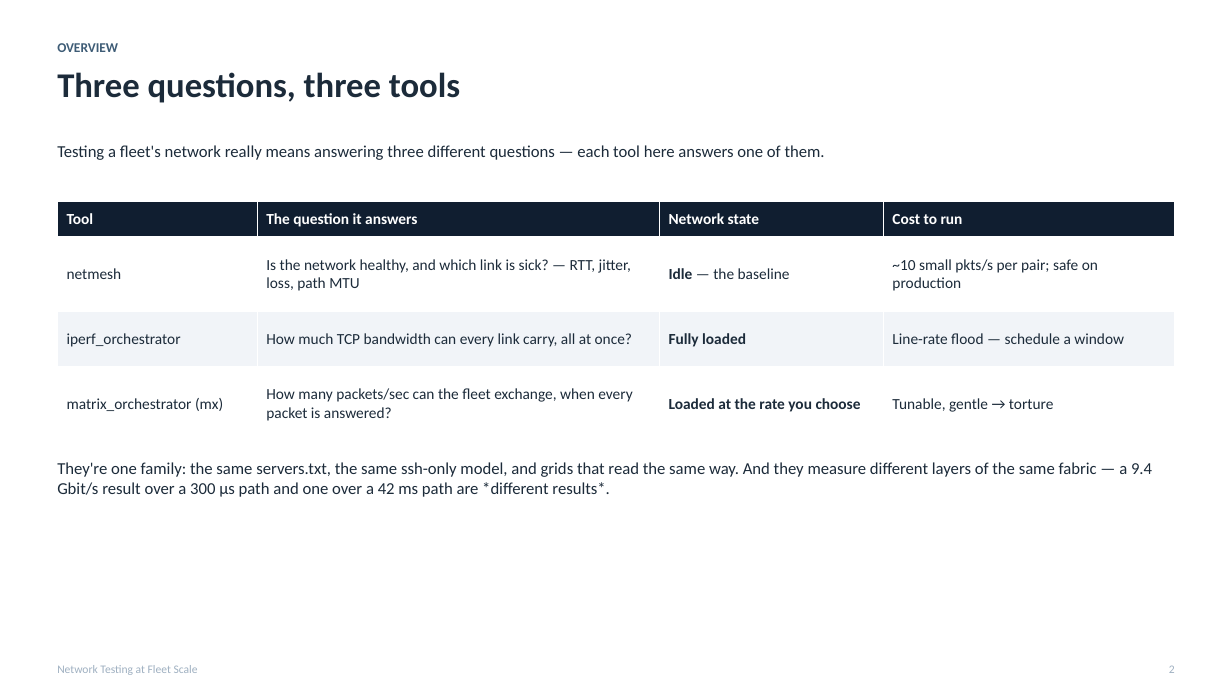
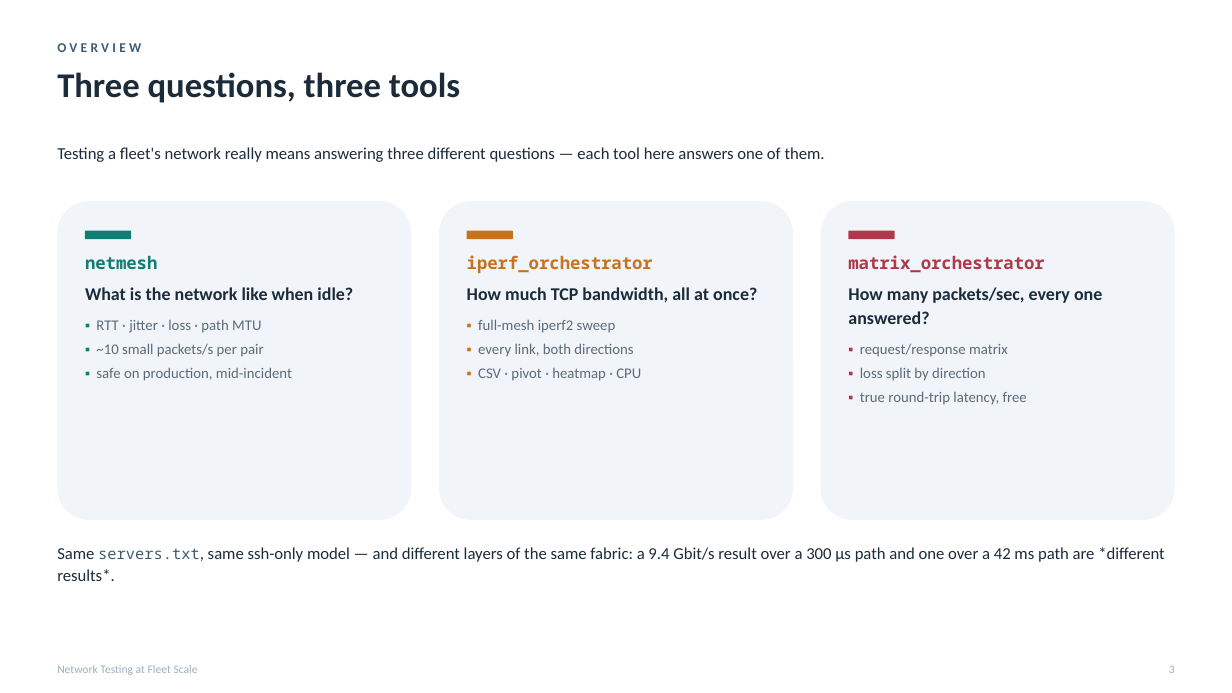
Before and after one commit to MartinGallagher-code/presentations, a slide deck: slide 3 of network-testing/network_testing.pptx (slide 2 before the commit). Drawn at 1232x693 pixels with LibreOffice and Linux fonts; fonts in the diff are those of the drawing. Boxes give left, top, right and bottom in pixels: in the first picture for what was removed or moved away, otherwise in the second. Text is boxed around its words. In the diff, an @@ line names an element or a change of style, - is before the commit and + after.

```diff
--- a/network-testing/network_testing.pptx
+++ b/network-testing/network_testing.pptx
@@ text "OVERVIEW" at (x1=57, y1=43, x2=141, y2=52): letter spacing 0 to 2.6 pt @@
@@ text "Testing a fleet's network really ..." at (x1=57, y1=147, x2=825, y2=162): line spacing 1 to 1.12; more space between paragraphs @@
@@ table removed at (x1=57, y1=201, x2=1174, y2=442), 4 rows, 4 columns @@
-Tool | The question it answers | Network state | Cost to run
-netmesh | Is the network healthy, and which link is sick? — RTT, jitter, loss, path MTU | Idle — the baseline | ~10 small pkts/s per pair; safe on production
-iperf_orchestrator | How much TCP bandwidth can every link carry, all at once? | Fully loaded | Line-rate flood — schedule a window
-matrix_orchestrator (mx) | How many packets/sec can the fleet exchange, when every packet is answered? | Loaded at the rate you choose | Tunable, gentle → torture
@@ rounded rectangle added at (x1=57, y1=201, x2=411, y2=520), fill #F1F4F8 @@
@@ rounded rectangle added at (x1=439, y1=201, x2=793, y2=520), fill #F1F4F8 @@
@@ rounded rectangle added at (x1=821, y1=201, x2=1175, y2=520), fill #F1F4F8 @@
@@ rounded rectangle added at (x1=85, y1=231, x2=131, y2=239), fill #0F7D71 @@
@@ rounded rectangle added at (x1=467, y1=231, x2=513, y2=239), fill #C8721C @@
@@ rounded rectangle added at (x1=848, y1=231, x2=895, y2=239), fill #B0384A @@
@@ text added at (x1=85, y1=256, x2=353, y2=381), 11.5 pt, text #5C6B7A @@
+netmesh
+What is the network like when idle?
+▪ RTT · jitter · loss · path MTU
+▪ ~10 small packets/s per pair
+▪ safe on production, mid-incident
@@ text added at (x1=467, y1=255, x2=757, y2=381), 11.5 pt, text #5C6B7A @@
+iperf_orchestrator
+How much TCP bandwidth, all at once?
+▪ full-mesh iperf2 sweep
+▪ every link, both directions
+▪ CSV · pivot · heatmap · CPU
@@ text added at (x1=848, y1=255, x2=1102, y2=405), 11.5 pt, text #5C6B7A @@
+matrix_orchestrator
+How many packets/sec, every one answered?
+▪ request/response matrix
+▪ loss split by direction
+▪ true round-trip latency, free
@@ text at (x1=57, y1=547, x2=1164, y2=581): text changed @@
-They're one family: the same servers.txt, the same ssh-only model, and grids that read the same way. And they measure different layers of the same fabric — a 9.4 Gbit/s result over a 300 µs path and one over a 42 ms path are *different results*.
+Same servers.txt, same ssh-only model — and different layers of the same fabric: a 9.4 Gbit/s result over a 300 µs path and one over a 42 ms path are *different results*.
```
Also in this commit, not shown: 33 other slides changed, 1 slide added, 2 other files.
